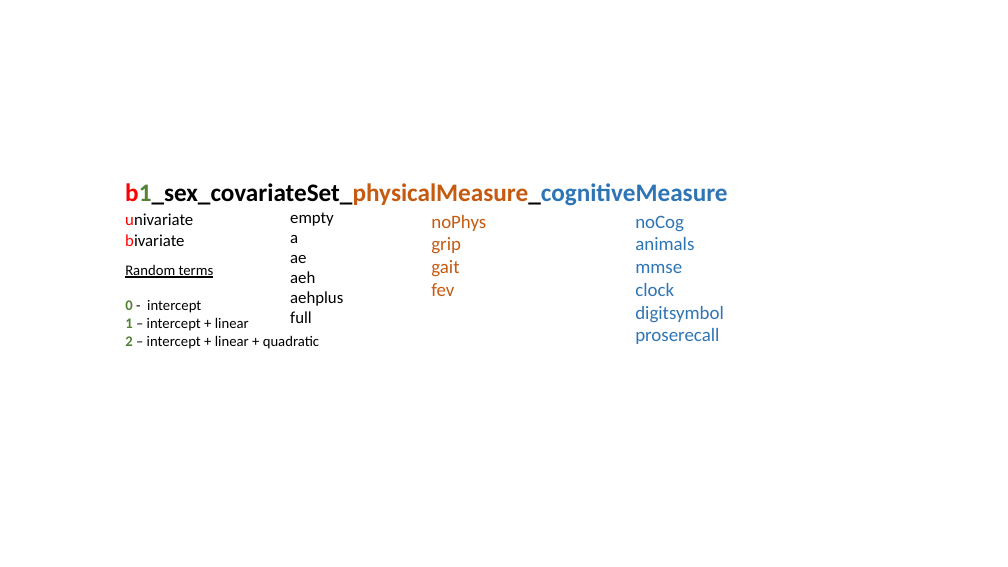
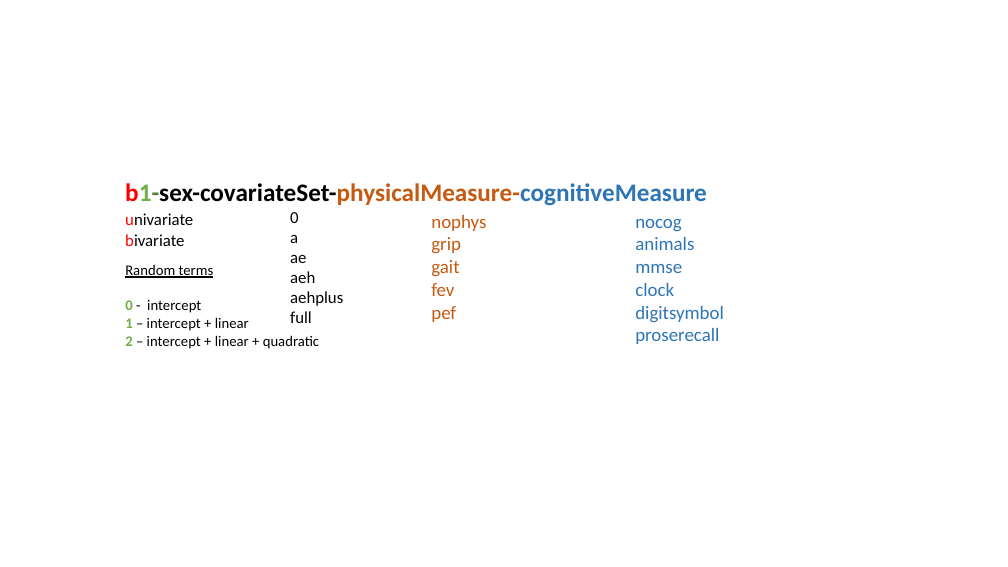
Before and after one commit to IALSA/IALSA-2015-Portland, a slide deck: slide 2 of libs/materials/naming_convention.pptx. Drawn at 1008x567 pixels with LibreOffice and Linux fonts; fonts in the diff are those of the drawing. Boxes give left, top, right and bottom in pixels: in the first picture for what was removed or moved away, otherwise in the second. Text is boxed around its words. In the diff, an @@ line names an element or a change of style, - is before the commit and + after.

```diff
--- a/libs/materials/naming_convention.pptx
+++ b/libs/materials/naming_convention.pptx
@@ text at box(125, 183, 707, 206): text changed @@
-b1_sex_covariateSet_physicalMeasure_cognitiveMeasure
+b1-sex-covariateSet-physicalMeasure-cognitiveMeasure
@@ text at box(290, 212, 298, 223): text changed @@
-empty
+0
@@ text at box(431, 215, 486, 231): text changed @@
-noPhys
+nophys
@@ text at box(635, 219, 682, 232): text changed @@
-noCog
+nocog
@@ text at box(125, 300, 319, 349): text colour #548235 to #70AD47 in "0 1", "2" @@
@@ text at box(431, 306, 456, 322): paragraph added @@
+pef
```
Also in this commit, not shown: 1 other file.
